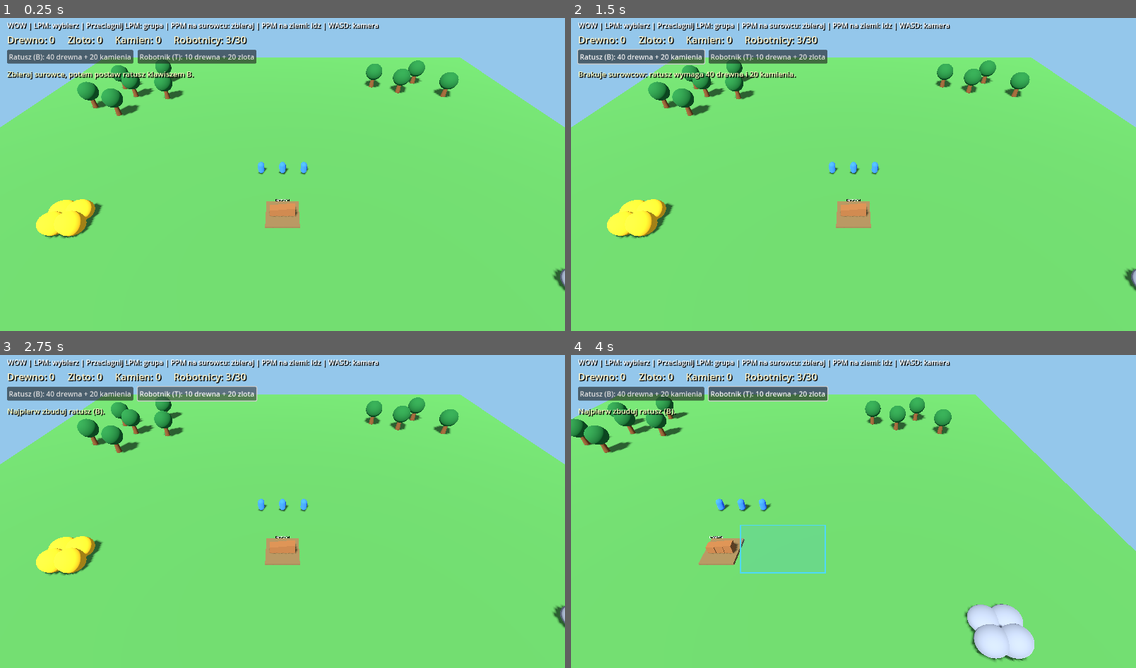
Above: before the commit, frames 1-4 (two rows, left to right).
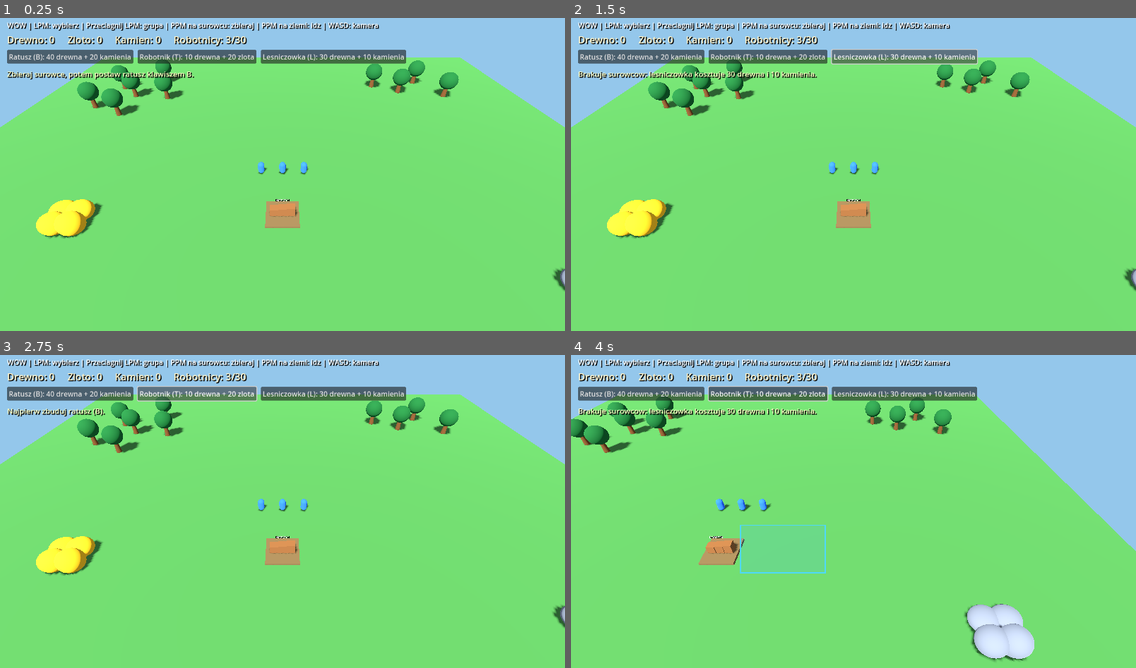
Above: after the commit, the same moments.

Repository: serafin1367/wow
Game: Godot game, scene res://scenes/main.tscn
Two runs of this game, one before a commit and one after it. Both use one fixed random seed, a clock stepped at 60 frames per second and the inputs below.
Inputs (mouse positions are in pixels of both pictures, inside the frame that each line leads up to):
- Up to frame 1 (0.25 s): no input
- Up to frame 2 (1.5 s): click "Ratusz (B): 40 drewna + 20 ka…" at 0.5 s; click (904, 55) at 1.25 s, where only the run after the commit has a clickable "Lesniczowka (L): 30 drewna + …"
- Up to frame 3 (2.75 s): click "Robotnik (T): 10 drewna + 20 …" at 2 s
- Up to frame 4 (4 s): tap Enter at 2.75 s; move the mouse to (977, 492) at 2.77 s; hold D 2.78-3.5 s; tap L at 2.85 s; click (977, 492) at 2.92 s; drag from (740, 524) to (825, 574) at 3.52 s

The runs differ from the first frame. In frame 1, 1.2% of the frame differs, in the area x 46-72%, y 10-15%; in frame 2, 1.9%, in the area x 1-72%, y 9-20%; in frame 3, 1.2%; in frame 4, 1.8%.

Commit message:
feat: place forester huts and grow harvestable trees over time

Diff:
--- a/scripts/main.gd
+++ b/scripts/main.gd
@@ -7,6 +7,11 @@
 const SELECTION_BOX_SCRIPT = preload("res://scripts/selection_box.gd")
 const RESOURCE_SCRIPT = preload("res://scripts/resource_node.gd")
 const TOWN_HALL_SCRIPT = preload("res://scripts/town_hall.gd")
+const FORESTER_SCRIPT = preload("res://scripts/forester_hut.gd")
+const FORESTER_COST: Dictionary = {"wood": 30, "stone": 10}
+const FORESTER_RADIUS: float = 3.1
+const MAX_FORESTERS: int = 4
+const TREE_GROW_SECONDS: float = 30.0
 const TOWN_HALL_COST: Dictionary = {"wood": 40, "stone": 20}
 const WORKER_COST: Dictionary = {"wood": 10, "gold": 20}
 const TOWN_HALL_RADIUS: float = 4.5
@@ -27,6 +32,9 @@
 var status_label: Label
 var build_button: Button
 var train_button: Button
+var forester_button: Button
+var forester_build_mode: bool = false
+var foresters: Array = []
 var build_mode: bool = false
 var town_hall: StaticBody3D
 var training_timer: Timer
@@ -104,13 +112,15 @@
 	_add_deposit("StoneQuarry", Vector3(29.0, 0.0, 18.0), Color(0.48, 0.50, 0.53))
 
 
-func _add_tree(parent_node: Node3D, coords: Vector2) -> void:
+func _add_tree(parent_node: Node3D, coords: Vector2, sapling: bool = false) -> StaticBody3D:
 	var tree = RESOURCE_SCRIPT.new()
 	tree.resource_type = "wood"
-	tree.remaining = 200
+	tree.is_sapling = sapling
+	tree.remaining = 0 if sapling else 200
 	tree.clearance_radius = 1.6
 	tree.depleted.connect(_on_resource_depleted)
-	tree.collision_layer = 4
+	tree.collision_layer = 0 if sapling else 4
+	tree.scale = Vector3.ONE * 0.16 if sapling else Vector3.ONE
 	tree.collision_mask = 0
 	tree.name = "Tree"
 	tree.position = Vector3(coords.x, 0.0, coords.y)
@@ -153,7 +163,30 @@
 	crown_collision.shape = crown_shape
 	crown_collision.position.y = 3.35
 	tree.add_child(crown_collision)
-	navigation.block_circle(coords, 1.6)
+
+	if sapling:
+		var growth := create_tween()
+		growth.tween_property(tree, "scale", Vector3.ONE, TREE_GROW_SECONDS)
+		growth.tween_callback(_finish_sapling_growth.bind(tree))
+	else:
+		navigation.block_circle(coords, 1.6)
+	return tree
+
+
+func _finish_sapling_growth(sapling: StaticBody3D) -> void:
+	if not is_instance_valid(sapling) or not sapling.is_sapling:
+		return
+	# Nie wstawiaj nowej kolizji na stojacej tam jednostce.
+	for worker in workers:
+		if _ground_distance(worker.global_position, sapling.global_position) < 2.1:
+			get_tree().create_timer(2.5).timeout.connect(_finish_sapling_growth.bind(sapling))
+			return
+	sapling.scale = Vector3.ONE
+	sapling.is_sapling = false
+	sapling.remaining = 200
+	sapling.collision_layer = 4
+	var point: Vector3 = sapling.global_position
+	navigation.block_circle(Vector2(point.x, point.z), sapling.clearance_radius)
 
 
 func _add_deposit(deposit_name: String, location: Vector3, tint: Color) -> void:
@@ -239,6 +272,8 @@
 func _on_resource_depleted(resource, clearance_radius: float) -> void:
 	var p: Vector3 = resource.global_position
 	navigation.unblock_circle(Vector2(p.x, p.z), clearance_radius)
+	# Martwe drzewa / puste zloza nie musza zostawac w drzewie sceny.
+	resource.queue_free()
 
 
 func _create_workers() -> void:
@@ -324,6 +359,11 @@
 	train_button.pressed.connect(_train_worker)
 	actions.add_child(train_button)
 
+	forester_button = Button.new()
+	forester_button.text = "Lesniczowka (L): 30 drewna + 10 kamienia"
+	forester_button.pressed.connect(_toggle_forester_mode)
+	actions.add_child(forester_button)
+
 	status_label = Label.new()
 	status_label.name = "GameplayStatus"
 	status_label.position = Vector2(16, 124)
@@ -351,9 +391,13 @@
 		if event.keycode == KEY_T:
 			_train_worker()
 			return
-		if event.keycode == KEY_ESCAPE and build_mode:
+		if event.keycode == KEY_L:
+			_toggle_forester_mode()
+			return
+		if event.keycode == KEY_ESCAPE and (build_mode or forester_build_mode):
 			build_mode = false
-			_set_status("Anulowano budowe ratusza.")
+			forester_build_mode = false
+			_set_status("Anulowano budowe.")
 			return
 
 	if event is InputEventMouseMotion and mouse_down:
@@ -368,6 +412,10 @@
 		return
 
 	if event.button_index == MOUSE_BUTTON_LEFT:
+		if forester_build_mode:
+			if event.pressed:
+				_try_place_forester(event.position)
+			return
 		if build_mode:
 			if event.pressed:
 				_try_place_town_hall(event.position)
@@ -386,9 +434,10 @@
 			is_dragging = false
 
 	elif event.button_index == MOUSE_BUTTON_RIGHT and event.pressed:
-		if build_mode:
+		if build_mode or forester_build_mode:
 			build_mode = false
-			_set_status("Anulowano budowe ratusza.")
+			forester_build_mode = false
+			_set_status("Anulowano budowe.")
 		else:
 			_command_move_selected(event.position)
 
@@ -404,6 +453,8 @@
 	var building_hit := _raycast(screen_position, 8)
 	if building_hit.has("collider") and building_hit["collider"] == town_hall:
 		_set_status("Ratusz: nacisnij T lub przycisk Robotnik, aby rozpoczac szkolenie.")
+	elif building_hit.has("collider") and building_hit["collider"] in foresters:
+		_set_status("Lesniczowka automatycznie sadzi drzewa w poblizu.")
 
 
 func _select_in_rectangle(rectangle: Rect2, additive: bool) -> void:
@@ -480,6 +531,8 @@
 
 
 func _toggle_build_mode() -> void:
+	if forester_build_mode:
+		forester_build_mode = false
 	if town_hall != null:
 		_set_status("Ratusz juz istnieje. Mozesz produkowac robotnikow.")
 		return
@@ -529,11 +582,127 @@
 	for worker in workers:
 		if _ground_distance(site, worker.global_position) < TOWN_HALL_RADIUS + 0.5:
 			return false
+	for hut in foresters:
+		if _ground_distance(site, hut.global_position) < TOWN_HALL_RADIUS + FORESTER_RADIUS + 0.7:
+			return false
 	return true
 
 
 func _ground_distance(a: Vector3, b: Vector3) -> float:
 	return Vector2(a.x, a.z).distance_to(Vector2(b.x, b.z))
+
+
+func _toggle_forester_mode() -> void:
+	if build_mode:
+		build_mode = false
+	if forester_build_mode:
+		forester_build_mode = false
+		_set_status("Anulowano budowe lesniczowki.")
+		return
+	if foresters.size() >= MAX_FORESTERS:
+		_set_status("Limit lesniczowek na mapie: %d." % MAX_FORESTERS)
+		return
+	if not _can_afford(FORESTER_COST):
+		_set_status("Brakuje surowcow: lesniczowka kosztuje 30 drewna i 10 kamienia.")
+		return
+	forester_build_mode = true
+	_set_status("LPM: wybierz miejsce na lesniczowke. Esc lub PPM: anuluj.")
+
+
+func _try_place_forester(screen_position: Vector2) -> void:
+	var hit := _raycast(screen_position, 1)
+	if hit.is_empty():
+		_set_status("Kliknij wolny teren na mapie.")
+		return
+	var location: Vector3 = hit["position"]
+	var site := Vector3(roundf(location.x), 0.0, roundf(location.z))
+	if not _is_forester_site_clear(site):
+		_set_status("Brak miejsca na lesniczowke. Wybierz inne miejsce.")
+		return
+	if not _spend_resources(FORESTER_COST):
+		forester_build_mode = false
+		_set_status("Brakuje surowcow do budowy.")
+		return
+	var hut = FORESTER_SCRIPT.new()
+	hut.position = site
+	hut.plant_requested.connect(_on_forester_plant_request)
+	add_child(hut)
+	foresters.append(hut)
+	navigation.block_circle(Vector2(site.x, site.z), FORESTER_RADIUS)
+	forester_build_mode = false
+	_set_status("Lesniczowka gotowa! Co 8 s szuka miejsca na sadzonke.")
+	_update_action_buttons()
+
+
+func _is_forester_site_clear(site: Vector3) -> bool:
+	if absf(site.x) > 42.0 or absf(site.z) > 42.0:
+		return false
+	if not navigation.is_circle_walkable(Vector2(site.x, site.z), FORESTER_RADIUS):
+		return false
+	if _ground_distance(site, DEPOT_POSITION) < FORESTER_RADIUS + DEPOT_BLOCK_RADIUS + 1.0:
+		return false
+	if town_hall != null and _ground_distance(site, town_hall.global_position) < FORESTER_RADIUS + TOWN_HALL_RADIUS + 1.0:
+		return false
+	for hut in foresters:
+		if _ground_distance(site, hut.global_position) < FORESTER_RADIUS * 2.0 + 1.0:
+			return false
+	for source in get_tree().get_nodes_in_group("resource_nodes"):
+		if (source.remaining > 0 or source.is_sapling) and _ground_distance(site, source.global_position) < FORESTER_RADIUS + source.clearance_radius + 1.0:
+			return false
+	for worker in workers:
+		if _ground_distance(site, worker.global_position) < FORESTER_RADIUS + 0.6:
+			return false
+	return true
+
+
+func _on_forester_plant_request(hut: StaticBody3D) -> void:
+	if not is_instance_valid(hut):
+		return
+	var occupied_trees: int = 0
+	for source in get_tree().get_nodes_in_group("resource_nodes"):
+		if source.resource_type == "wood" and (source.remaining > 0 or source.is_sapling):
+			if _ground_distance(source.global_position, hut.global_position) <= 17.0:
+				occupied_trees += 1
+	if occupied_trees >= 12:
+		return
+
+	var rings: Array[float] = [6.0, 8.0, 10.0, 12.0, 14.0, 16.0]
+	for attempt in range(48):
+		var angle: float = TAU * float((attempt * 7 + hut.plant_attempts * 11) % 48) / 48.0
+		var distance: float = rings[(attempt + hut.plant_attempts) % rings.size()]
+		var planting_site := Vector2(
+			roundf(hut.global_position.x + cos(angle) * distance),
+			roundf(hut.global_position.z + sin(angle) * distance)
+		)
+		if _is_tree_planting_site_clear(planting_site, hut):
+			var forest: Node3D = get_node("Forest")
+			_add_tree(forest, planting_site, true)
+			return
+
+
+func _is_tree_planting_site_clear(spot: Vector2, hut: StaticBody3D) -> bool:
+	var location := Vector3(spot.x, 0.0, spot.y)
+	if absf(spot.x) > 45.0 or absf(spot.y) > 45.0:
+		return false
+	if _ground_distance(location, hut.global_position) > 17.0:
+		return false
+	if not navigation.is_circle_walkable(spot, 1.8):
+		return false
+	if _ground_distance(location, DEPOT_POSITION) < DEPOT_BLOCK_RADIUS + 2.8:
+		return false
+	if town_hall != null and _ground_distance(location, town_hall.global_position) < TOWN_HALL_RADIUS + 2.8:
+		return false
+	for house in foresters:
+		if _ground_distance(location, house.global_position) < FORESTER_RADIUS + 2.8:
+			return false
+	for source in get_tree().get_nodes_in_group("resource_nodes"):
+		if source.remaining > 0 or source.is_sapling:
+			if _ground_distance(location, source.global_position) < source.clearance_radius + 2.4:
+				return false
+	for worker in workers:
+		if _ground_distance(location, worker.global_position) < 1.8:
+			return false
+	return true
 
 
 func _train_worker() -> void:
@@ -609,6 +778,8 @@
 		build_button.disabled = town_hall != null
 	if train_button != null:
 		train_button.disabled = training_in_progress or workers.size() >= MAX_WORKERS
+	if forester_button != null:
+		forester_button.disabled = foresters.size() >= MAX_FORESTERS
 
 
 func _on_resource_delivered(resource_type: String, amount: int) -> void:
